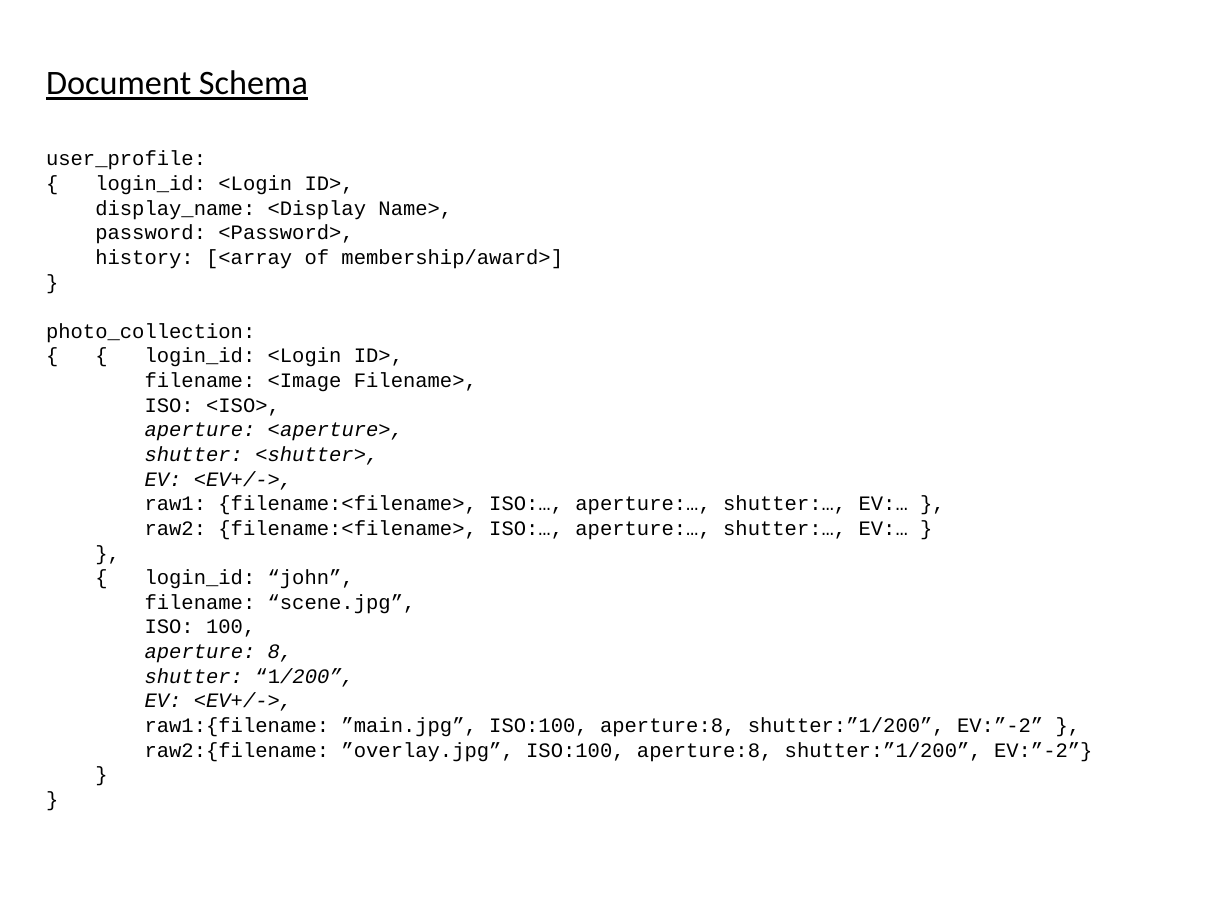
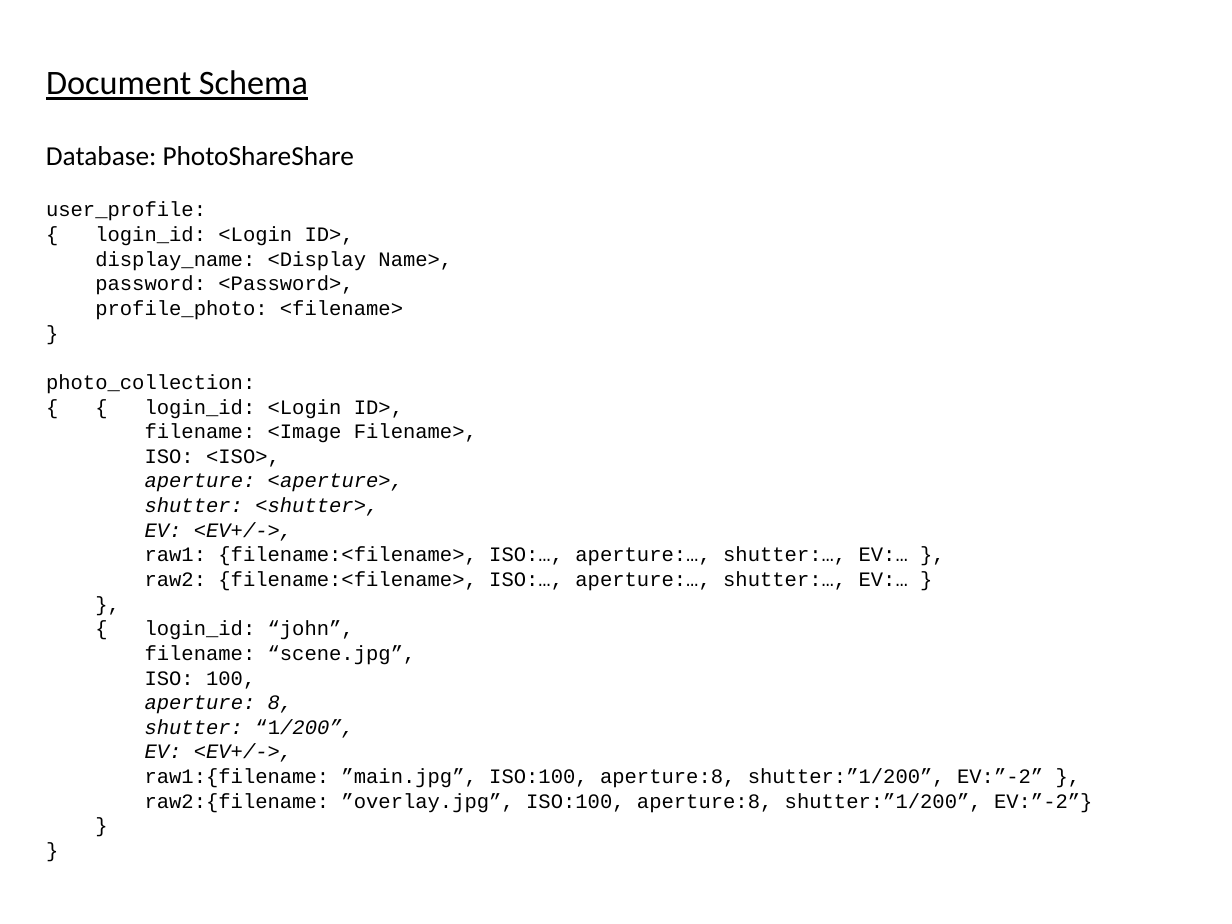
Before and after one commit to erbbep8/erbbep8, a slide deck: slide 3 of Documents/state_diagram.pptx. Drawn at 1232x924 pixels with LibreOffice and Linux fonts; fonts in the diff are those of the drawing. Boxes give left, top, right and bottom in pixels: in the first picture for what was removed or moved away, otherwise in the second. Text is boxed around its words. In the diff, an @@ line names an element or a change of style, - is before the commit and + after.

Commit message:
add currentUser

```diff
--- a/Documents/state_diagram.pptx
+++ b/Documents/state_diagram.pptx
@@ text added at bbox=[46, 146, 354, 166], 16 pt, text #000000 @@
+Database: PhotoShareShare
@@ text "user_profile:": place and size @@
-text "user_profile:" at bbox=[46, 151, 1092, 762]
+text "user_profile:" at bbox=[46, 202, 1092, 813]
@@ text at bbox=[95, 300, 403, 320]: text changed @@
-history: [<array of membership/award>]
+profile_photo: <filename>
```
Also in this commit, not shown: 5 other files.
